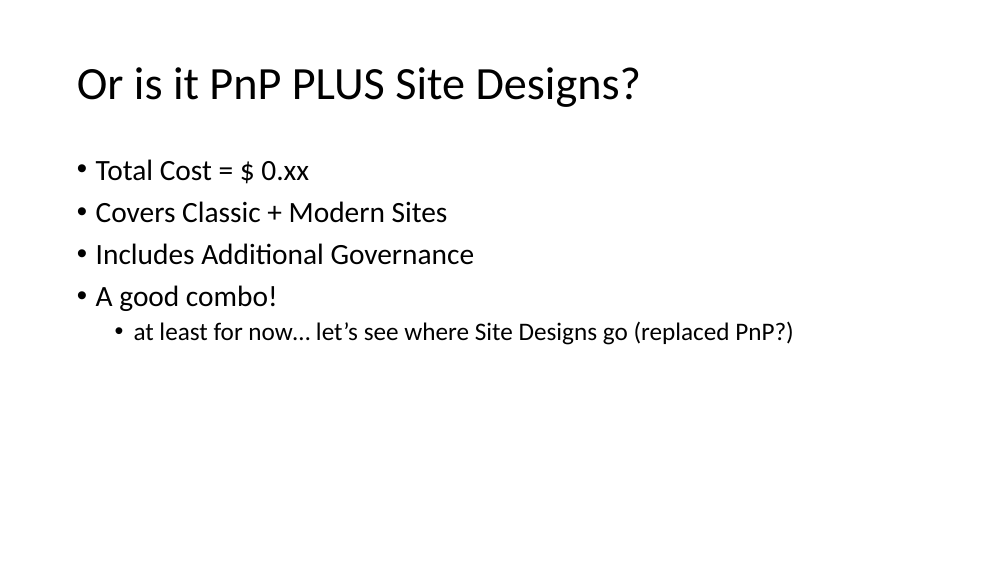
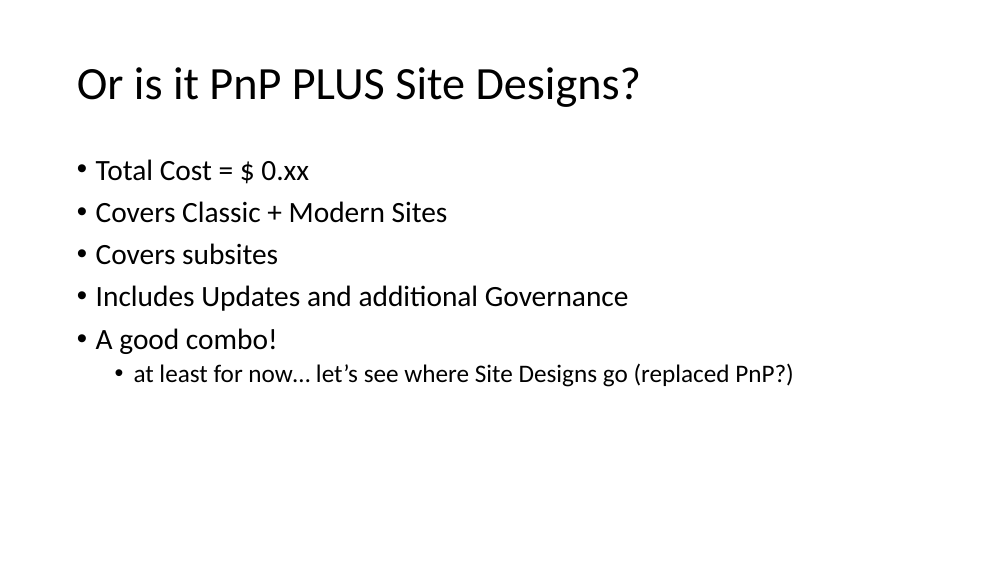
Before and after one commit to HiltonGiesenow/MSCommunityDay, a slide deck: slide 27 of 2018/Site Creation/Slides/Improved Site Creation, Governance & Self Service.pptx (slide 22 before the commit). Drawn at 1008x567 pixels with LibreOffice and Linux fonts; fonts in the diff are those of the drawing. Boxes give left, top, right and bottom in pixels: in the first picture for what was removed or moved away, otherwise in the second. Text is boxed around its words. In the diff, an @@ line names an element or a change of style, - is before the commit and + after.

```diff
--- a/2018/Site Creation/Slides/Improved Site Creation, Governance & Self Service.pptx
+++ b/2018/Site Creation/Slides/Improved Site Creation, Governance & Self Service.pptx
@@ text at [96,243,629,311]: text changed @@
-• Includes Additional Governance
+• Covers subsites
+• Includes Updates and additional Governance
```
Also in this commit, not shown: 13 other slides changed, 7 slides added, 2 slides removed, 2 other files.
